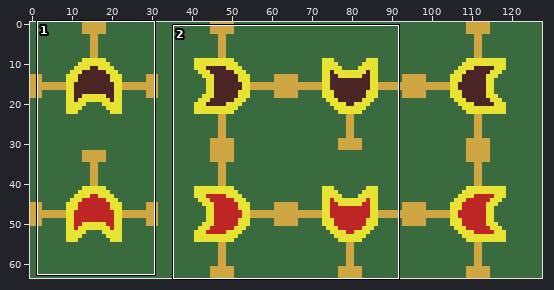
Sprite sheet, stored at assets/textures/or_gate.png. The picture above shows the old version from afar; the outline marks the close-up.
Close-up. Before the commit:
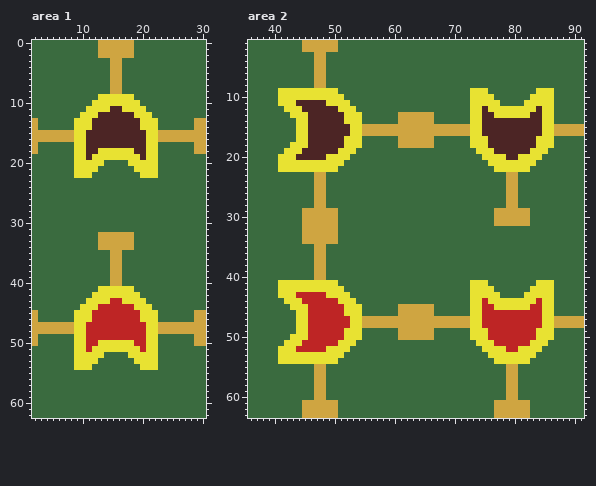
The file is 128x64 pixels. Shown: area 1: x 2..30, y 0..62; area 2: x 36..91, y 1..63. The commit also changed other parts of the picture, which this record leaves out.
The result:
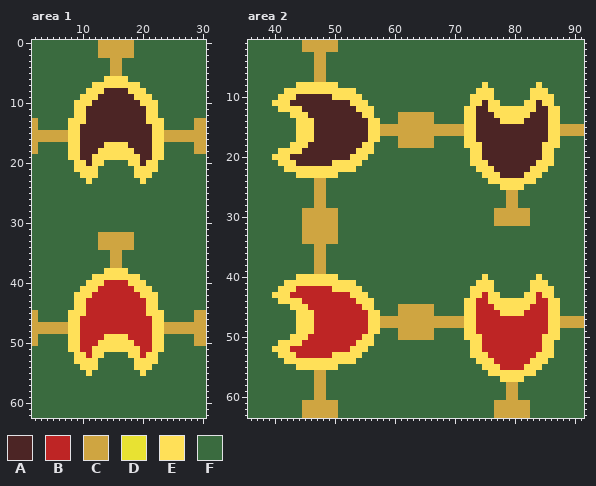
Palette (. is transparent): A #4c2525  B #be2525  C #cfa541  D #e8e232  E #ffe058  F #3a6b3f
From old to new:
Changed rows in their new state; - is an unchanged pixel.
Area 1:
first column x 8:
 6 ------EEEE------
 7 ----EEEEEEEE----
 8 ---EEEAAAAEEE---
 9 --EEEAAAAAAEEE--
10 -EEEAAAAAAAAEEE-
11 -EEAAAA--AAAAEE-
12 -EEAA------AAEE-
13 EEEA--------AEEE
14 EEAA--------AAEE
15 EEA----------AEE
16 EEA----------AEE
17 EEA---EEEE---AEE
18 EEA--EEEEEE--AEE
19 EEA-EEEEEEEE-AEE
20 -EEAEE----EEAEE-
21 -EEEE------EEEE-
22 -FEEE------EEEF-
23 ---E--------E---
first column x 8:
38 ------EEEE------
39 ----EEEEEEEE----
40 ---EEEBBBBEEE---
41 --EEEBBBBBBEEE--
42 -EEEBBBBBBBBEEE-
43 -EEBBBB--BBBBEE-
44 -EEBB------BBEE-
45 EEEB--------BEEE
46 EEBB--------BBEE
47 EEB----------BEE
48 EEB----------BEE
49 EEB---EEEE---BEE
50 EEB--EEEEEE--BEE
51 EEB-EEEEEEEE-BEE
52 -EEBEE----EEBEE-
53 -EEEE------EEEE-
54 -FEEE------EEEF-
55 ---E--------E---
Area 2:
first column x 40:
 8 ----EEEEEEE------------------------E--------E---
 9 -FEEEEEEEEEEEE-------------------FEEE------EEEF-
10 -EEEAAAAAAEEEEE------------------EEEE------EEEE-
11 EEEA-----AAAAEEE-----------------EEAEE----EEAEE-
12 -EEEE------AAAEEE---------------EEA-EEEEEEEE-AEE
13 ---EEE------AAAEE---------------EEA--EEEEEE--AEE
14 ----EEE-----AAAAEE--------------EEA---EEEE---AEE
15 ----EEE------AAAEE--------------EEA----------AEE
16 ----EEE------AAAEE--------------EEA----------AEE
17 ----EEE-----AAAAEE--------------EEAA--------AAEE
18 ---EEE------AAAEE---------------EEEA--------AEEE
19 -EEEE------AAAEEE----------------EEAA------AAEE-
20 EEEA-----AAAAEEE-----------------EEAAAA--AAAAEE-
21 -EEEAAAAAAEEEEE------------------EEEAAAAAAAAEEE-
22 -FEEEEEEEEEEEE--------------------EEEAAAAAAEEE--
23 ----EEEEEEE------------------------EEEAAAAEEE---
24 ------------------------------------EEEEEEEE----
25 --------------------------------------EEEE------
first column x 40:
40 ----EEEEEEE------------------------E--------E---
41 -FEEEEEEEEEEEE-------------------FEEE------EEEF-
42 -EEEBBBBBBEEEEE------------------EEEE------EEEE-
43 EEEB-----BBBBEEE-----------------EEBEE----EEBEE-
44 -EEEE------BBBEEE---------------EEB-EEEEEEEE-BEE
45 ---EEE------BBBEE---------------EEB--EEEEEE--BEE
46 ----EEE-----BBBBEE--------------EEB---EEEE---BEE
47 ----EEE------BBBEE--------------EEB----------BEE
48 ----EEE------BBBEE--------------EEB----------BEE
49 ----EEE-----BBBBEE--------------EEBB--------BBEE
50 ---EEE------BBBEE---------------EEEB--------BEEE
51 -EEEE------BBBEEE----------------EEBB------BBEE-
52 EEEB-----BBBBEEE-----------------EEBBBB--BBBBEE-
53 -EEEBBBBBBEEEEE------------------EEEBBBBBBBBEEE-
54 -FEEEEEEEEEEEE--------------------EEEBBBBBBEEE--
55 ----EEEEEEE------------------------EEEBBBBEEE---
56 ------------------------------------EEEEEEEE----
57 --------------------------------------EEEE------
